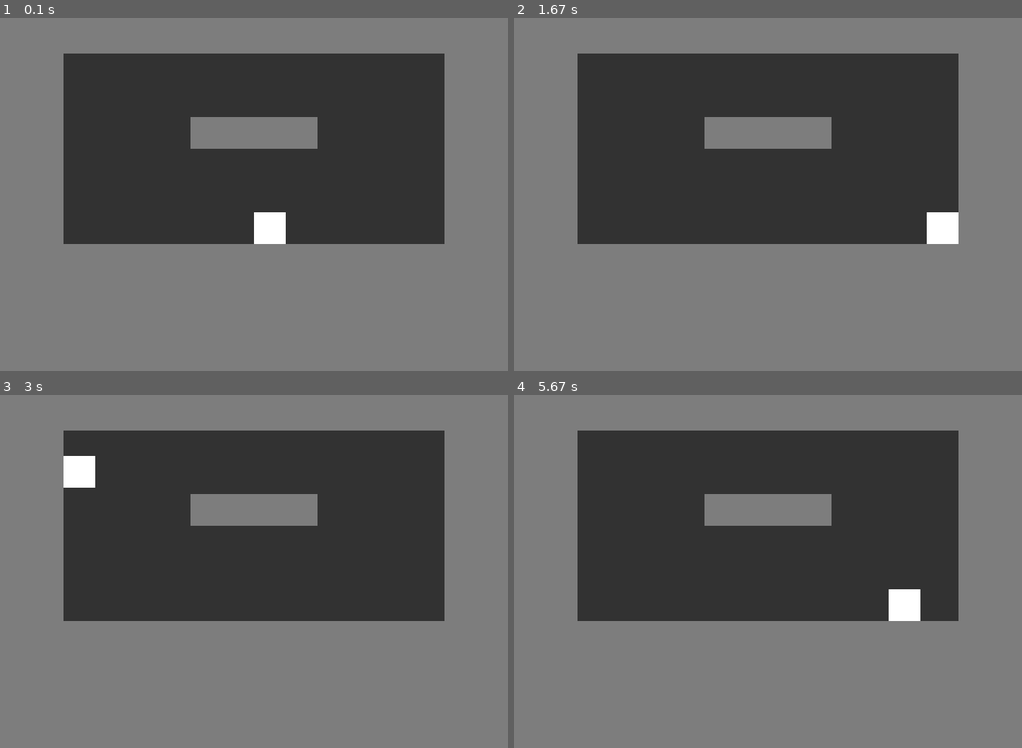
Above: before the commit, frames 1-4 (two rows, left to right).
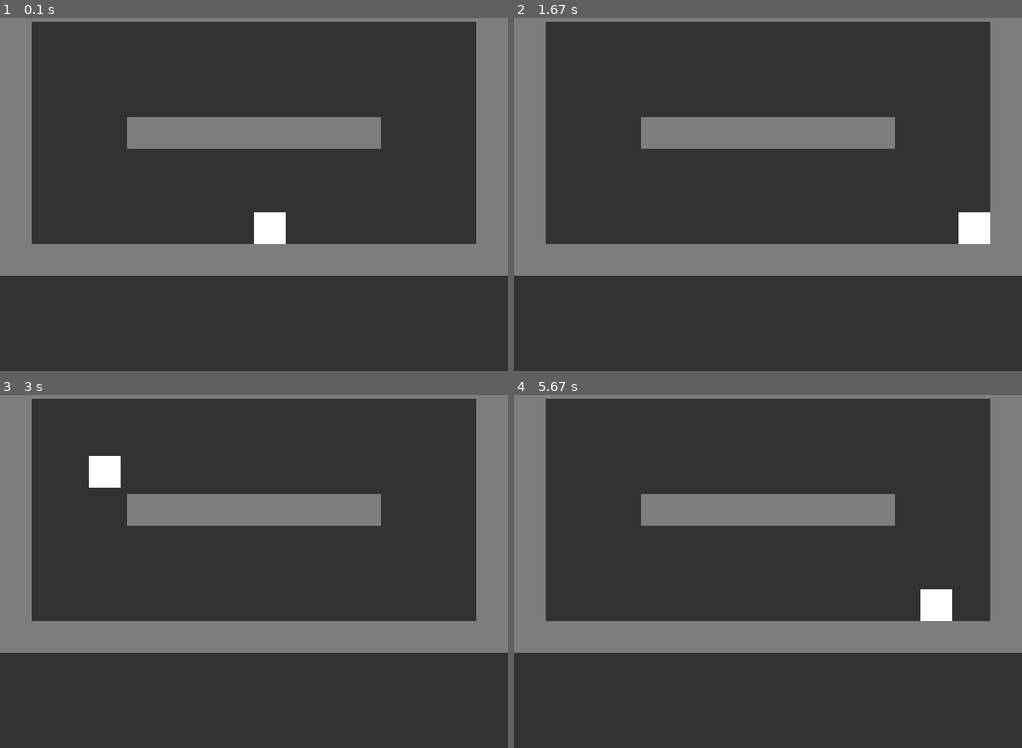
Above: after the commit, the same moments.

Repository: DJan03/ThrowTheBox_pygame
Game: pygame game, started from main.py
Two runs of this game, one before a commit and one after it. Both use one fixed random seed, a clock stepped at 60 frames per second and the inputs below.
Inputs:
- Up to frame 1 (0.1 s): no input
- Up to frame 2 (1.67 s): hold Right 0.33-0.8 s; hold Up 0.83-1.13 s; hold Right 1.17-1.63 s
- Up to frame 3 (3 s): hold Left 1.67-2.2 s; hold Left 2.23-2.63 s; hold Up from 2.67 s (still down)
- Up to frame 4 (5.67 s): release Up at 3.03 s; hold Right 3.07-3.7 s; hold Left 3.73-4.2 s; hold Right 4.23-4.7 s; hold Right 5.07-5.53 s; hold Left from 5.57 s (still down)

The runs differ from the first frame. In frame 1, 44% of the frame differs, in the area x 0-100%, y 1-100%; in frame 2, 44%; in frame 3, 45%; in frame 4, 45%.

Commit message:
change room

Diff:
--- a/main.py
+++ b/main.py
@@ -101,11 +101,11 @@
     player = Player(sprite_group, square, {pygame.K_LEFT: False, pygame.K_RIGHT: False, pygame.K_UP: False, pygame.K_SPACE: False})
 
     blocks = []
-    blocks.append(Block(sprite_group, 0, HEIGHT - 200, WIDTH, 200))
-    blocks.append(Block(sprite_group, 0, 0, WIDTH, 100))
-    blocks.append(Block(sprite_group, 300, 200, 200, 50))
-    blocks.append(Block(sprite_group, 0, 0, 100, HEIGHT))
-    blocks.append(Block(sprite_group, WIDTH - 100, 0, 100, HEIGHT))
+    blocks.append(Block(sprite_group, 0, 0, WIDTH, 50))             #top
+    blocks.append(Block(sprite_group, 0, 400, WIDTH, 50))           # bot
+    blocks.append(Block(sprite_group, 0, 0, 50, 450))               #left
+    blocks.append(Block(sprite_group, 750, 0, 50, 450))             #right
+    blocks.append(Block(sprite_group, 200, 200, 400, 50)) #center
 
     clock = pygame.time.Clock()
     RUN = True
